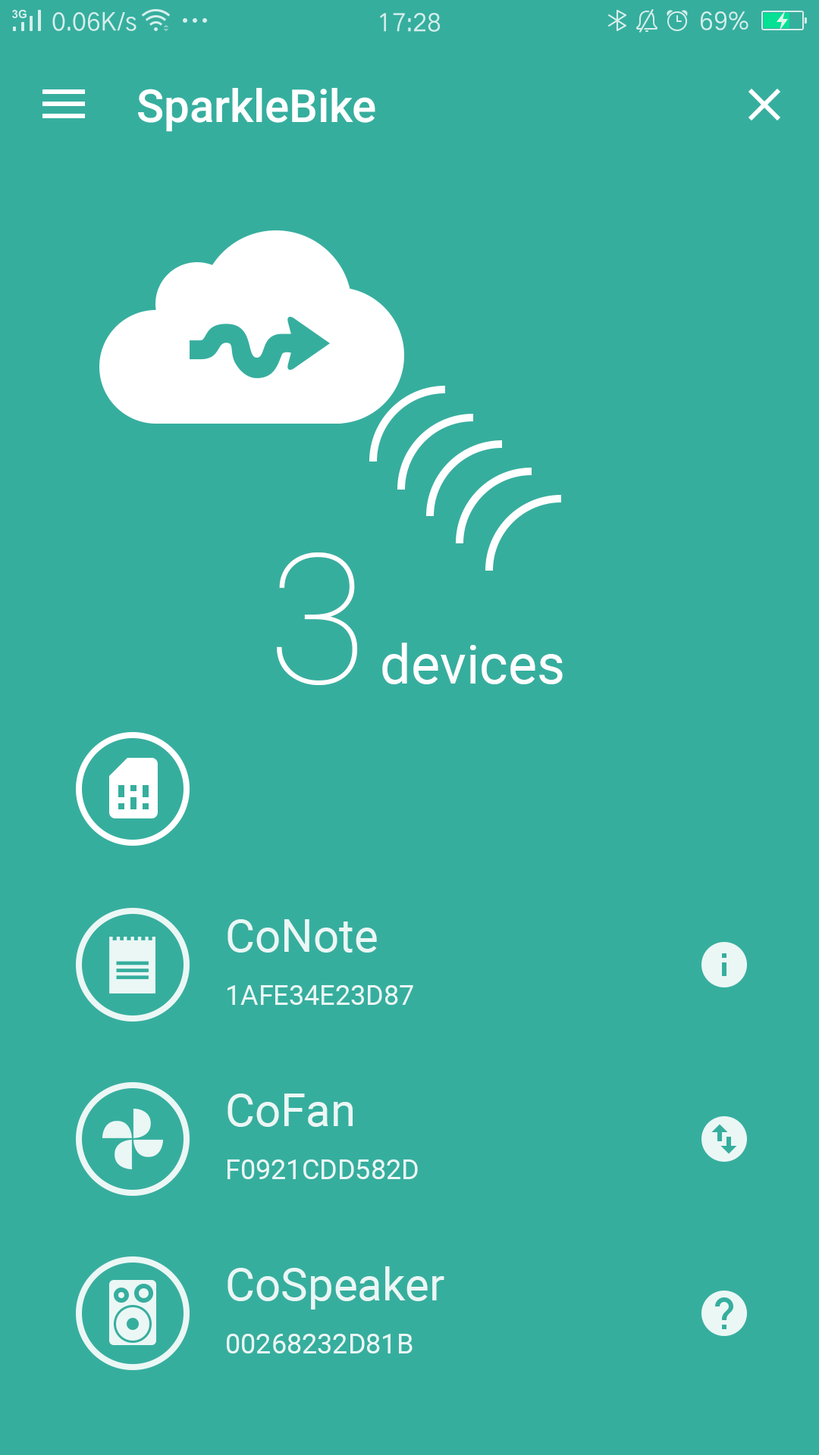
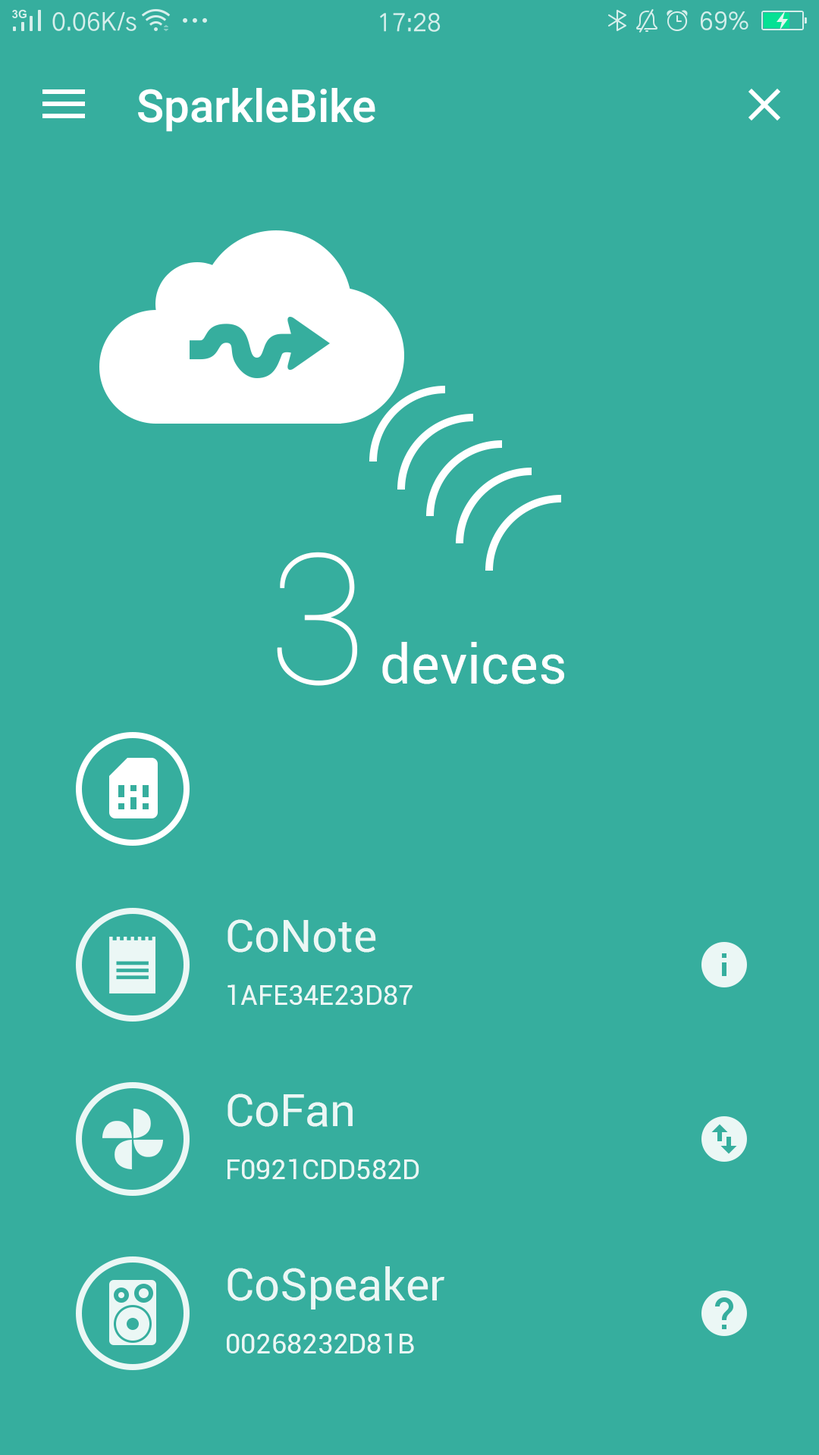
Two versions of the same layered image (819×1455). Layer-by-layer changes:
painted on "CoNote" (2nd of 2, in "CoNote") over box(227, 919, 377, 953)
painted on "1AFE34E23D87" over box(227, 984, 414, 1006)
painted on "CoFan" (2nd of 2, in "CoFan") over box(227, 1093, 353, 1128)
painted on "F0921CDD582D" over box(229, 1158, 420, 1180)
painted on "CoSpeaker" (2nd of 2, in "CoSpeaker") over box(227, 1266, 445, 1310)
painted on "00268232D81B" over box(226, 1333, 414, 1354)
painted on "3 devices" over box(276, 551, 564, 686)
